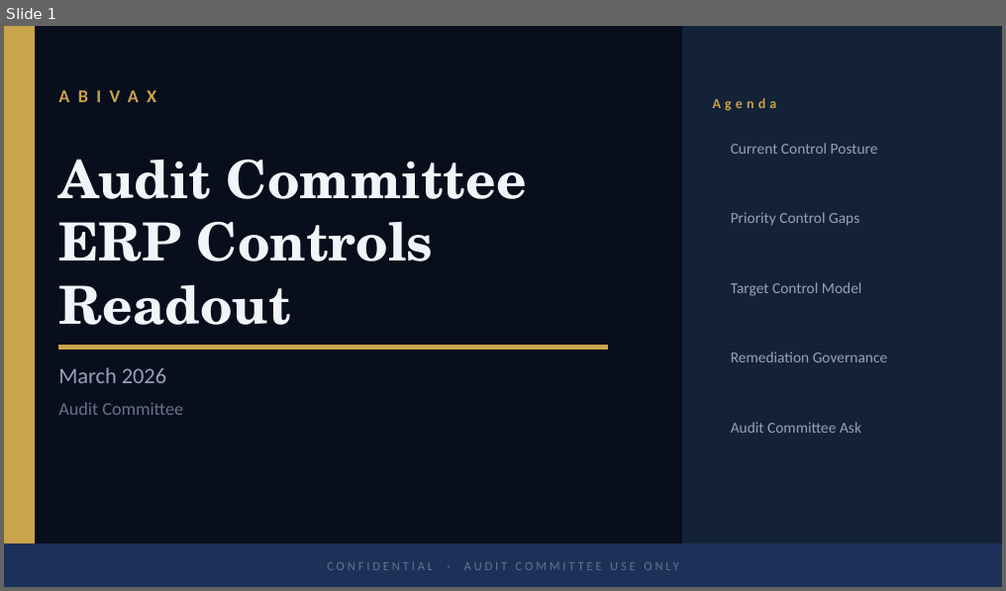
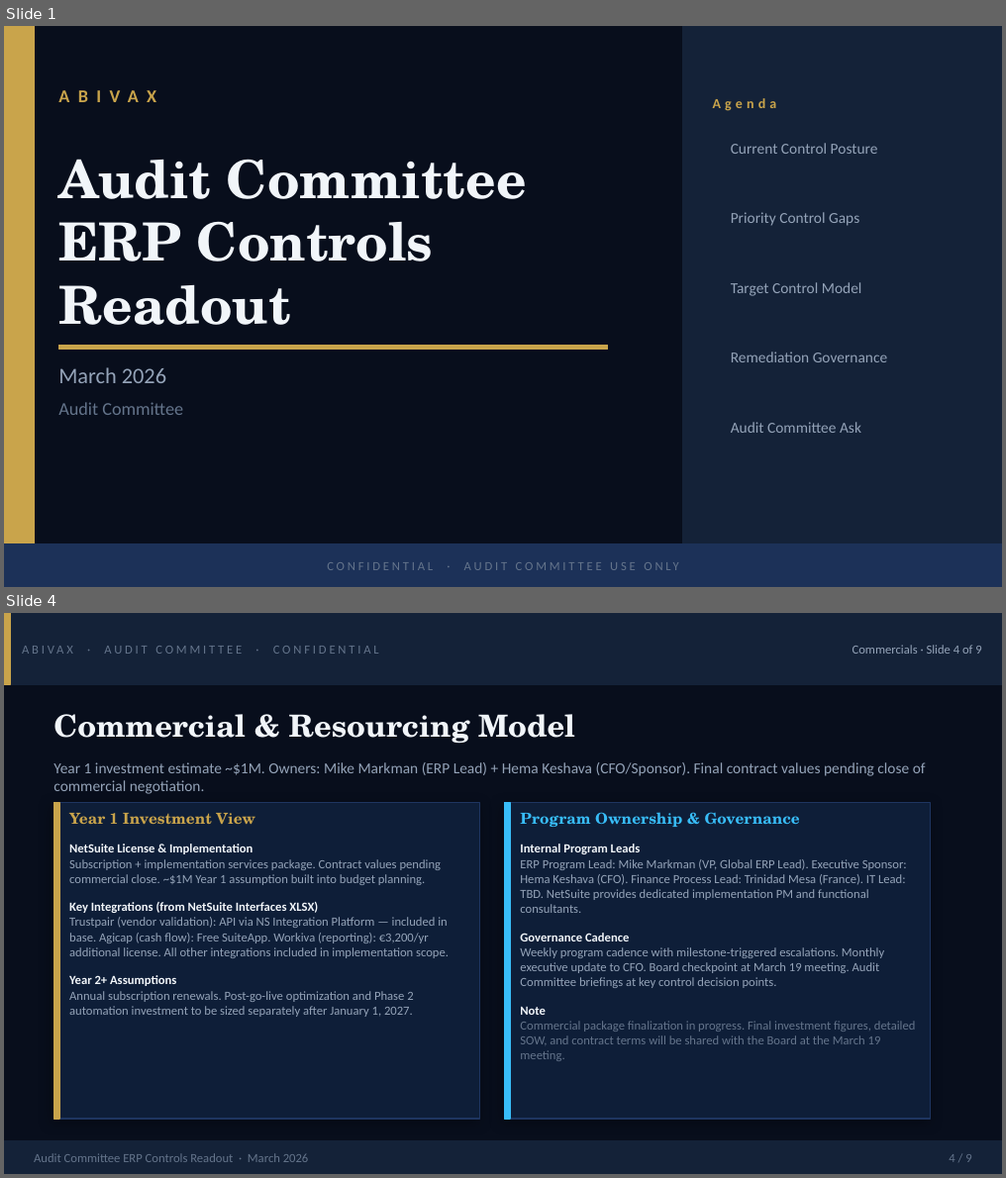
Before and after one commit to markmangroup/abivax, a slide deck: outputs/Audit_Committee_ERP_Controls_Mar2026.pptx. Shown one above the other, each under a label of ours: slide 1 before the commit, slides 1 and 4 after it; the slides between them are not shown. The pictures are 1006x591 and 1006x1178 pixels, drawn with LibreOffice and Linux fonts; fonts in the diff are those of the drawing. Boxes give left, top, right and bottom in pixels: in the first picture for what was removed or moved away, otherwise in the second. Text is boxed around its words. In the diff, an @@ line names an element or a change of style, - is before the commit and + after.

```diff
--- a/outputs/Audit_Committee_ERP_Controls_Mar2026.pptx
+++ b/outputs/Audit_Committee_ERP_Controls_Mar2026.pptx
@@ slide 4 added at [4, 613, 1002, 1174], background #080E1C @@
@@ rectangle added at [4, 613, 1002, 685], fill #142238, outline #142238 1 pt @@
@@ rectangle added at [4, 613, 10, 685], fill #C9A44B, outline #C9A44B 1 pt @@
@@ text added at [22, 646, 379, 654], 9 pt, text #64748B @@
+ABIVAX · AUDIT COMMITTEE · CONFIDENTIAL
@@ text added at [852, 645, 981, 654], 9 pt, text #94A3B8 @@
+Commercials · Slide 4 of 9
@@ text added at [54, 714, 575, 744], 22 pt, text #F1F5F9, bold @@
+Commercial & Resourcing Model
@@ text added at [54, 762, 926, 794], 11 pt, text #94A3B8 @@
+Year 1 investment estimate ~$1M. Owners: Mike Markman (ERP Lead) + Hema Keshava (CFO/Sponsor). Final contract values pending close of commercial negotiation.
@@ rectangle added at [54, 803, 480, 1119], fill #0E1E38, outline #1E3560 1 pt @@
@@ rectangle added at [54, 803, 59, 1119], fill #C9A44B, outline #C9A44B 1 pt @@
@@ text added at [69, 813, 449, 1017], 9 pt, text #94A3B8 @@
+Year 1 Investment View
+NetSuite License & Implementation
+Subscription + implementation services package. Contract values pending commercial close. ~$1M Year 1 assumption built into budget planning.
+Key Integrations (from NetSuite Interfaces XLSX)
+Trustpair (vendor validation): API via NS Integration Platform — included in base. Agicap (cash flow): Free SuiteApp. Workiva (reporting): €3,200/yr additional license. All other integrations included in implementation scope.
+Year 2+ Assumptions
+Annual subscription renewals. Post-go-live optimization and Phase 2 automation investment to be sized separately after January 1, 2027.
@@ rectangle added at [505, 803, 931, 1119], fill #0E1E38, outline #1E3560 1 pt @@
@@ rectangle added at [505, 803, 511, 1119], fill #38BDF8, outline #38BDF8 1 pt @@
@@ text added at [520, 812, 916, 1061], 9 pt, text #94A3B8 @@
+Program Ownership & Governance
+Internal Program Leads
+ERP Program Lead: Mike Markman (VP, Global ERP Lead). Executive Sponsor: Hema Keshava (CFO). Finance Process Lead: Trinidad Mesa (France). IT Lead: TBD. NetSuite provides dedicated implementation PM and functional consultants.
+Governance Cadence
+Weekly program cadence with milestone-triggered escalations. Monthly executive update to CFO. Board checkpoint at March 19 meeting. Audit Committee briefings at key control decision points.
+Note
+Commercial package finalization in progress. Final investment figures, detailed SOW, and contract terms will be shared with the Board at the March 19 meeting.
@@ rectangle added at [4, 1142, 1002, 1174], fill #142238, outline #142238 1 pt @@
@@ text added at [34, 1154, 309, 1162], 9 pt, text #64748B @@
+Audit Committee ERP Controls Readout · March 2026
@@ text added at [948, 1155, 971, 1162], 9 pt, text #64748B @@
+4 / 9
```
Also in this commit, not shown: 5 slides changed, 2 other slides added, 11 other files.
